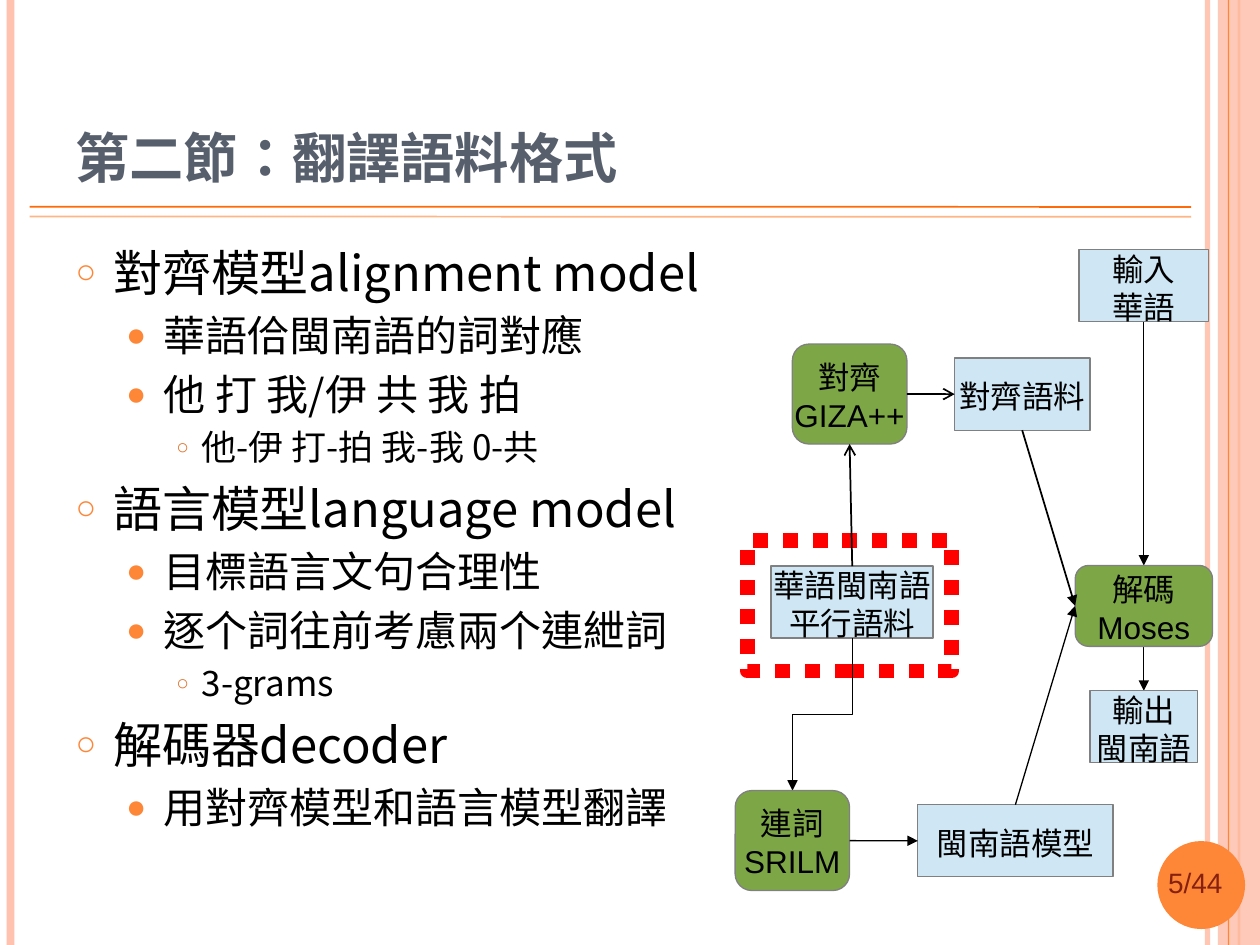
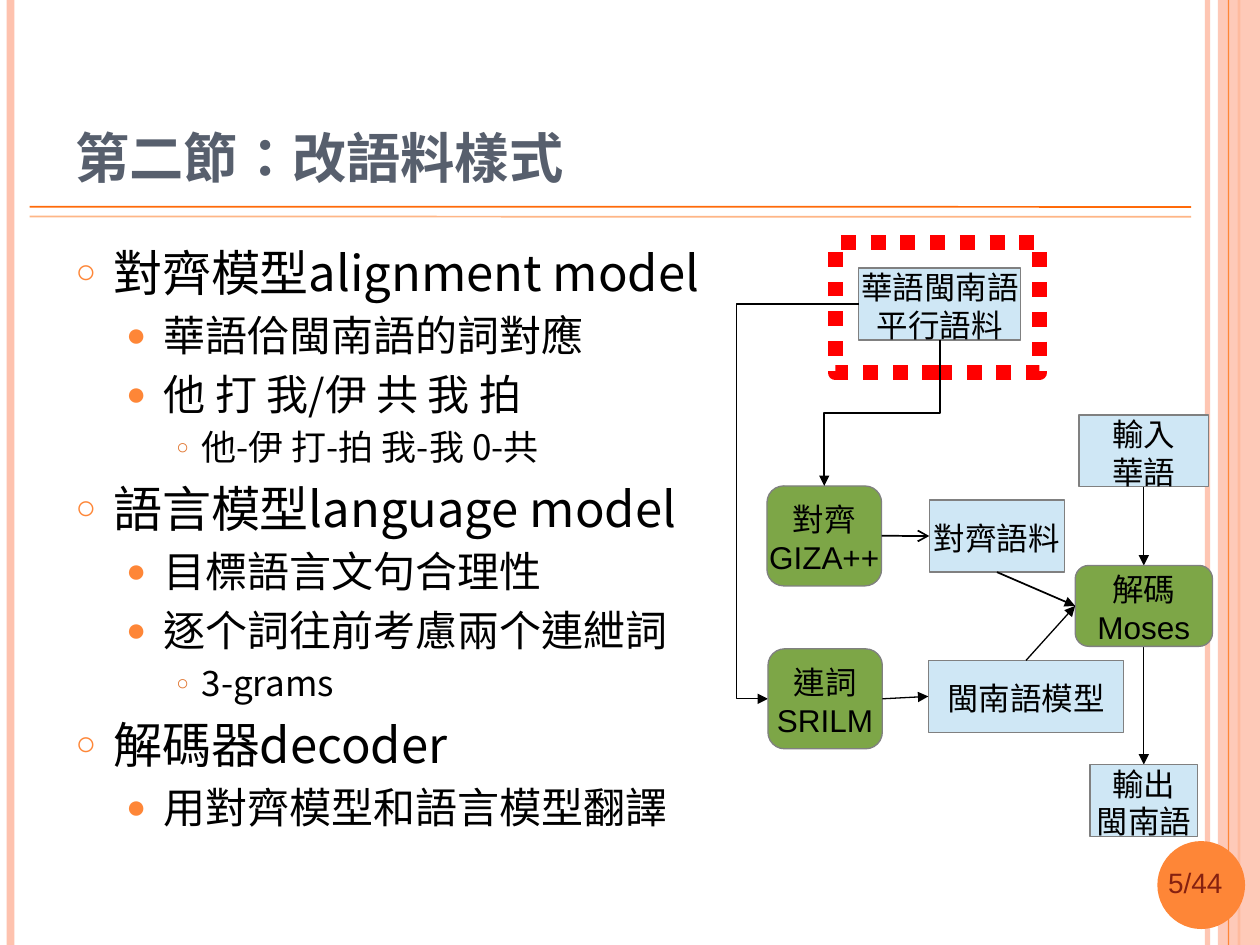
Before and after one commit to sih4sing5hong5/po3-ko3_tau5-iann2-phinn3, a slide deck: slide 5 of 翻譯報告.pptx. Drawn at 1260x945 pixels with LibreOffice and Linux fonts; fonts in the diff are those of the drawing; background and template pictures are left out. Boxes give left, top, right and bottom in pixels: in the first picture for what was removed or moved away, otherwise in the second. Text is boxed around its words. In the diff, an @@ line names an element or a change of style, - is before the commit and + after.

Commit message:
斷詞徙去樣式彼節 丞宏

```diff
--- a/翻譯報告.pptx
+++ b/翻譯報告.pptx
@@ title at <box>75,131,563,183</box>: text changed @@
-第二節：翻譯語料格式
+第二節：改語料樣式
@@ rectangle: place and size @@
-rectangle at <box>747,541,951,670</box>
+rectangle at <box>835,243,1040,373</box>
@@ rectangle "華語閩南語": place and size @@
-rectangle "華語閩南語" at <box>771,566,934,638</box>
+rectangle "華語閩南語" at <box>859,268,1022,340</box>
@@ elbow arrow moved from (852, 638) - (793, 790) to (859, 304) - (769, 699) @@
@@ elbow arrow added from (940, 340) to (824, 486), #000000 1 pt @@
@@ rectangle "輸入": place and size @@
-rectangle "輸入" at <box>1079,249,1208,321</box>
+rectangle "輸入" at <box>1079,415,1208,486</box>
@@ arrow removed from (852, 566) to (849, 444) @@
@@ arrow moved from (1144, 321) - (1144, 566) to (1144, 486) - (1144, 566) @@
@@ 1 rounded rectangle, 1 rectangle, 1 arrow: place and size @@
-1 rounded rectangle, 1 rectangle, 1 arrow at <box>793,344,1090,444</box>
+1 rounded rectangle, 1 rectangle, 1 arrow at <box>767,486,1065,586</box>
@@ arrow moved from (1022, 430) - (1075, 606) to (997, 572) - (1075, 606) @@
@@ arrow moved from (1016, 805) - (1075, 606) to (1026, 660) - (1075, 606) @@
@@ rounded rectangle "連詞": place and size @@
-rounded rectangle "連詞" at <box>736,790,850,890</box>
+rounded rectangle "連詞" at <box>769,649,883,748</box>
@@ arrow moved from (1144, 646) - (1144, 690) to (1144, 646) - (1144, 765) @@
@@ rectangle "閩南語模型": place and size @@
-rectangle "閩南語模型" at <box>917,805,1113,877</box>
+rectangle "閩南語模型" at <box>929,660,1124,732</box>
@@ arrow moved from (849, 840) - (917, 840) to (882, 699) - (929, 697) @@
@@ rectangle "輸出": place and size @@
-rectangle "輸出" at <box>1090,690,1197,762</box>
+rectangle "輸出" at <box>1090,765,1197,837</box>
```
Also in this commit, not shown: 19 other slides changed, 2 slides added.
